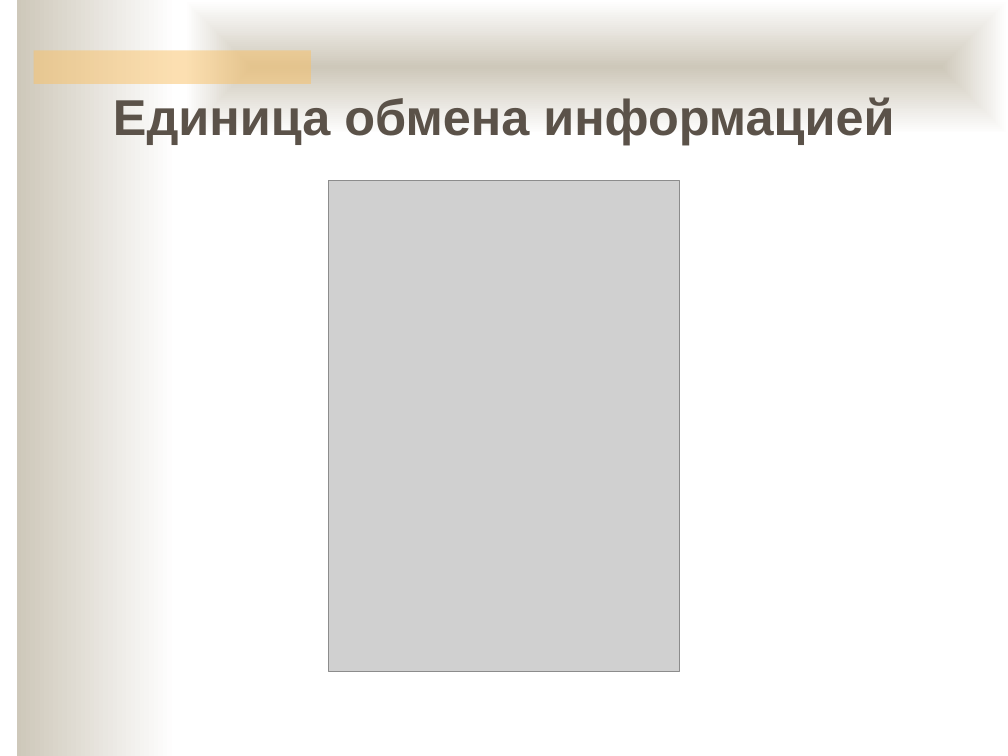
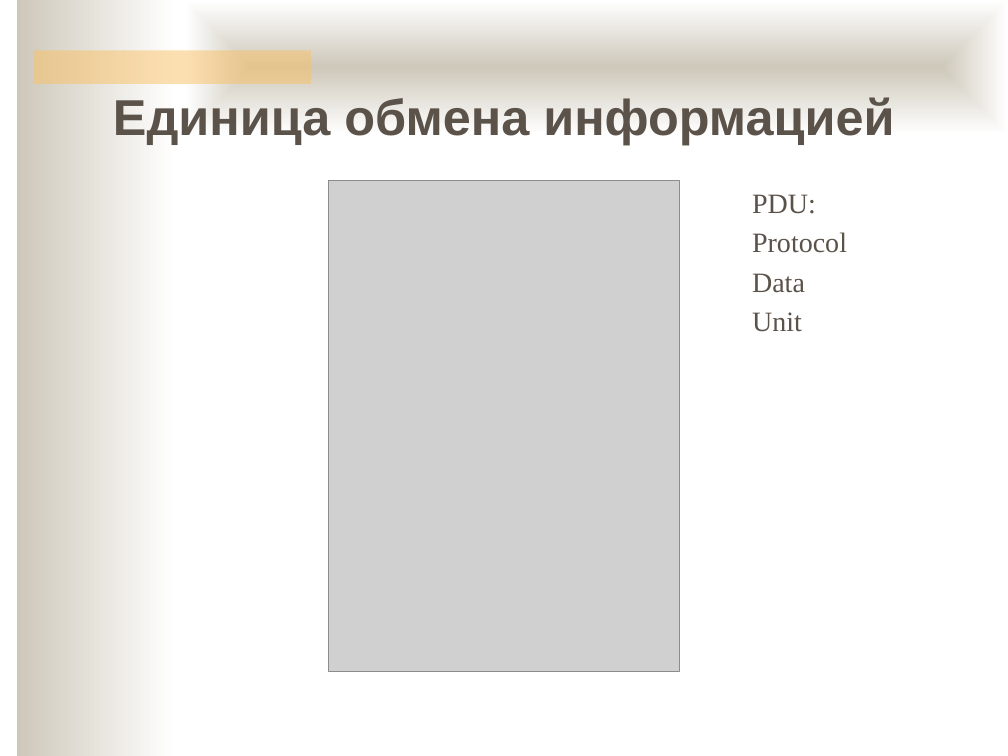
Before and after one commit to ukoloff/nets, a slide deck: slide 11 of 04.pptx (slide 14 before the commit). Drawn at 1008x756 pixels with LibreOffice and Linux fonts; fonts in the diff are those of the drawing; grey boxes stand for pictures; background and template pictures are left out. Boxes give left, top, right and bottom in pixels: in the first picture for what was removed or moved away, otherwise in the second. Text is boxed around its words. In the diff, an @@ line names an element or a change of style, - is before the commit and + after.

```diff
--- a/04.pptx
+++ b/04.pptx
@@ text added at bbox=[752, 194, 847, 332], 20 pt, text #5B5249 @@
+PDU:
+Protocol
+Data
+Unit
```
Also in this commit, not shown: 13 other slides changed, 8 slides added, 20 slides removed.
